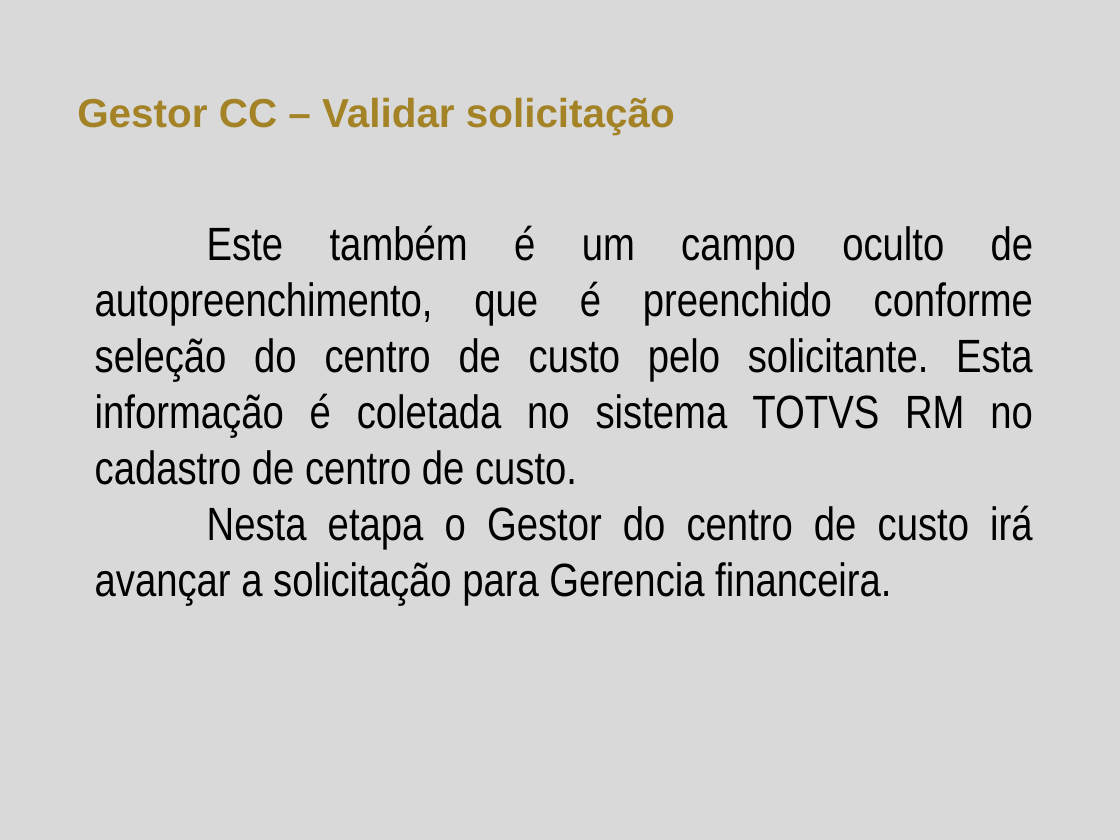
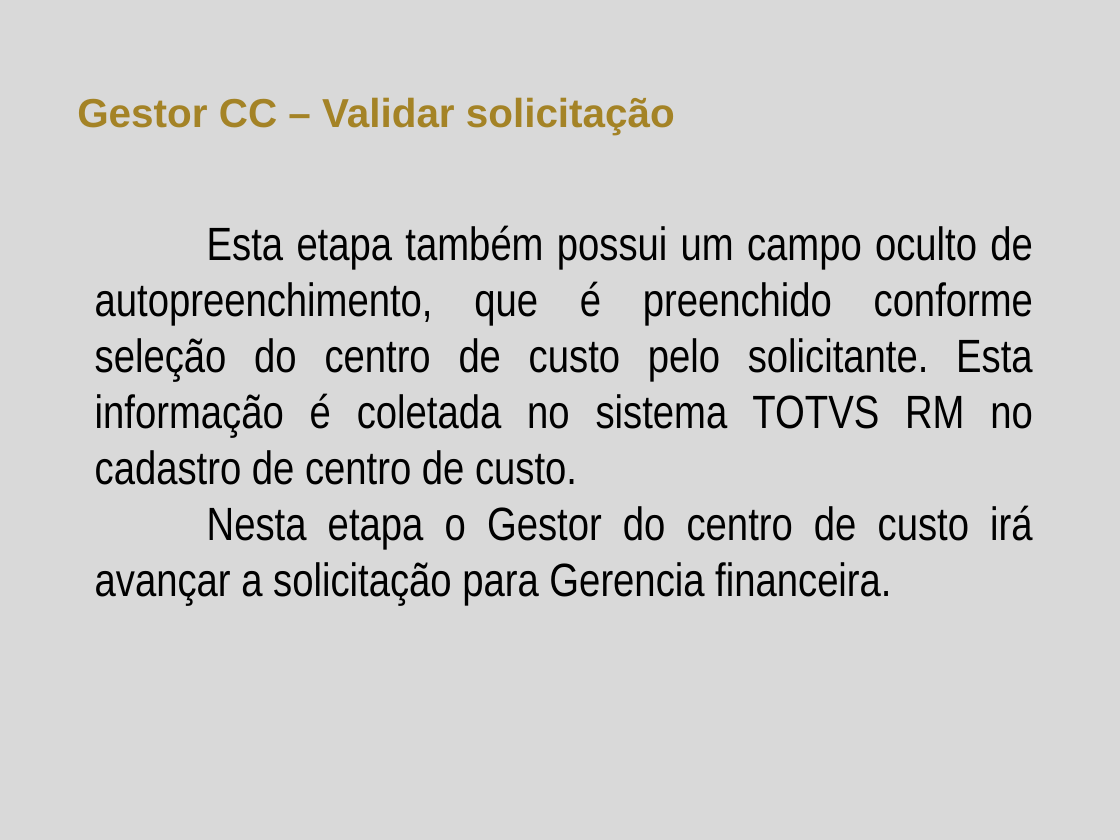
Before and after one commit to herickfreitas/Fluig_RM_MovMovimentoTBCData, a slide deck: slide 6 of Reembolso alimentação.pptx. Drawn at 1120x840 pixels with LibreOffice and Linux fonts; fonts in the diff are those of the drawing; background and template pictures are left out. Boxes give left, top, right and bottom in pixels: in the first picture for what was removed or moved away, otherwise in the second. Text is boxed around its words. In the diff, an @@ line names an element or a change of style, - is before the commit and + after.

```diff
--- a/Reembolso alimentação.pptx
+++ b/Reembolso alimentação.pptx
@@ text at bbox=[95, 225, 1033, 485]: text changed @@
-Este também é um campo oculto de autopreenchimento, que é preenchido conforme seleção do centro de custo pelo solicitante. Esta informação é coletada no sistema TOTVS RM no cadastro de centro de custo.
+Esta etapa também possui um campo oculto de autopreenchimento, que é preenchido conforme seleção do centro de custo pelo solicitante. Esta informação é coletada no sistema TOTVS RM no cadastro de centro de custo.
```
Also in this commit, not shown: 3 other slides changed.
